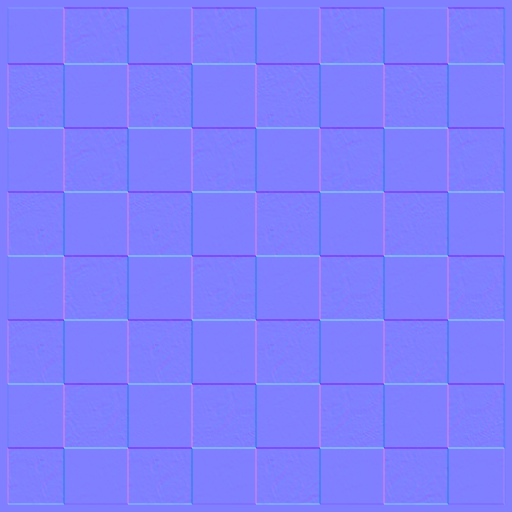
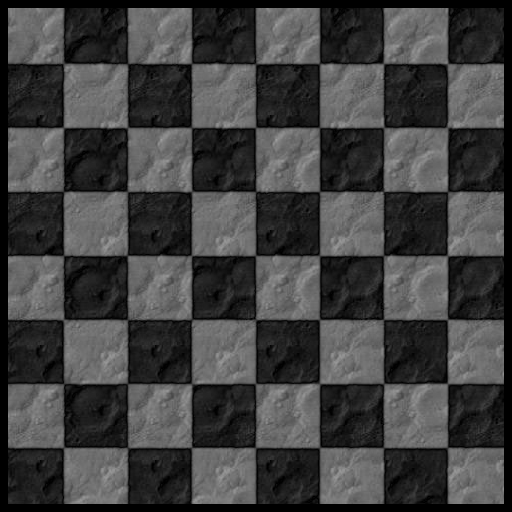
Layer changes from the first 512 x 512 image to the second:
moved "Normal" into group "normal" over [0, 0, 512, 512]
added group "height" with 3 layers above "specular" over [0, 0, 512, 512]
added layer "height border" in group "height" over [0, 0, 512, 512]
added layer "height cracks" (difference) in group "height" over [0, 0, 512, 512]
added layer "height background" in group "height" over [0, 0, 512, 512]
